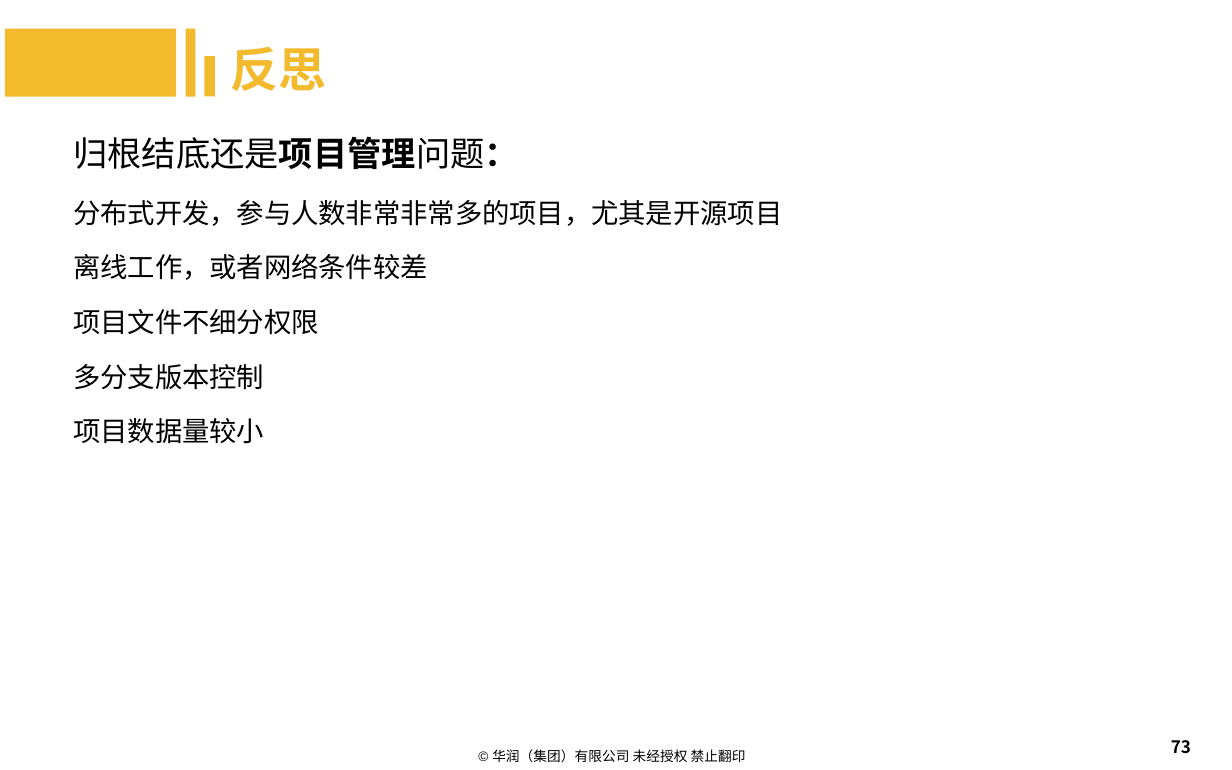
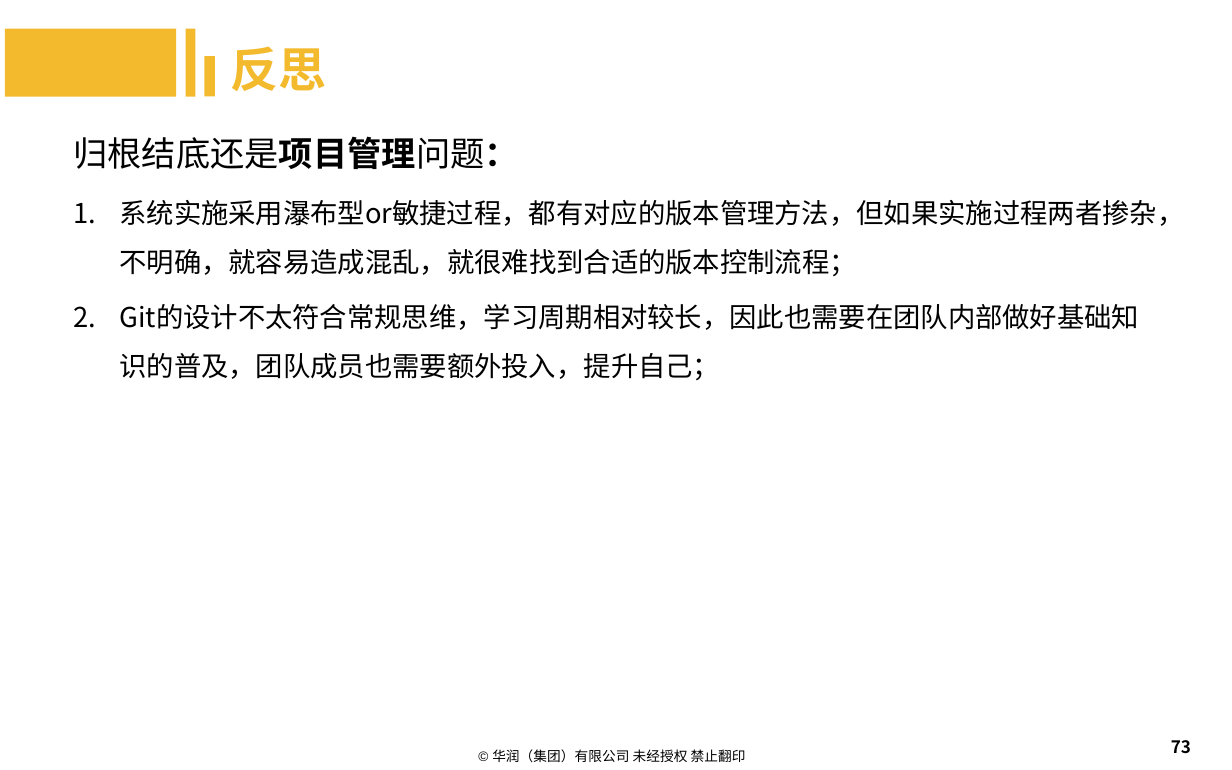
Before and after one commit to machenzhao/git-present, a slide deck: slide 73 of Git.pptx. Drawn at 1232x770 pixels with LibreOffice and Linux fonts; fonts in the diff are those of the drawing; background and template pictures are left out. Boxes give left, top, right and bottom in pixels: in the first picture for what was removed or moved away, otherwise in the second. Text is boxed around its words. In the diff, an @@ line names an element or a change of style, - is before the commit and + after.

```diff
--- a/Git.pptx
+++ b/Git.pptx
@@ text at (119, 200, 1184, 380): text changed @@
-分布式开发，参与人数非常非常多的项目，尤其是开源项目
-离线工作，或者网络条件较差
-项目文件不细分权限
-多分支版本控制
-项目数据量较小
+1. 系统实施采用瀑布型or敏捷过程，都有对应的版本管理方法，但如果实施过程两者掺杂，不明确，就容易造成混乱，就很难找到合适的版本控制流程；
+2. Git的设计不太符合常规思维，学习周期相对较长，因此也需要在团队内部做好基础知识的普及，团队成员也需要额外投入，提升自己；
```
Also in this commit, not shown: 4 other slides changed, 2 slides added.
